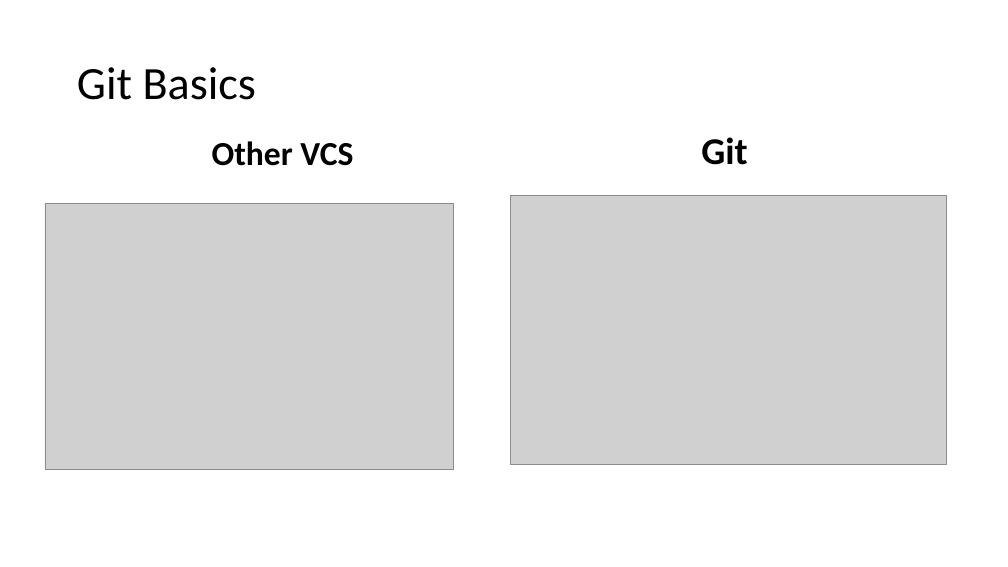
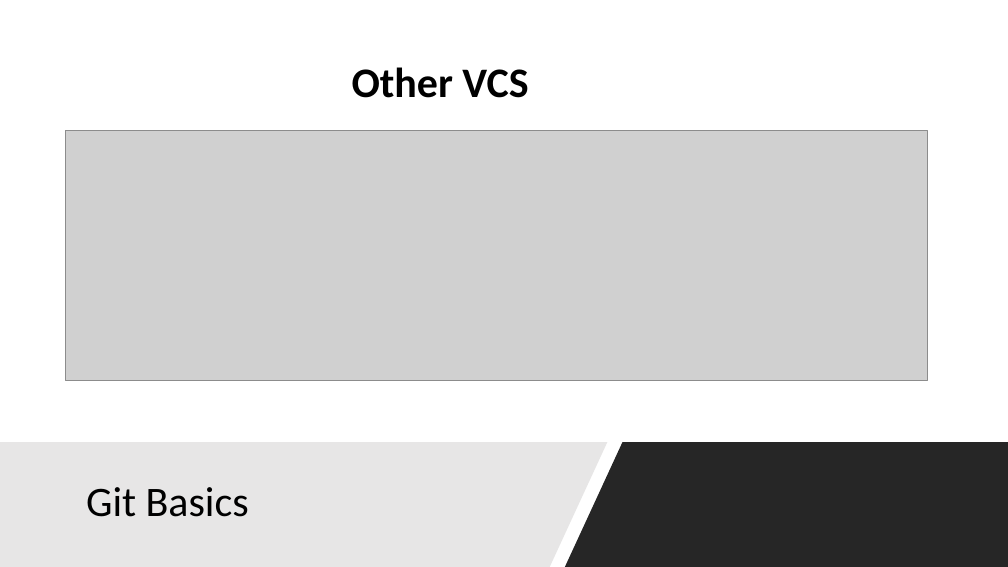
Before and after one commit to niravsh/ptg-gitsession-2017, a slide deck: slide 7 of PennTechnoGrads.pptx. Drawn at 1008x567 pixels with LibreOffice and Linux fonts; fonts in the diff are those of the drawing; grey boxes stand for pictures. Boxes give left, top, right and bottom in pixels: in the first picture for what was removed or moved away, otherwise in the second. Text is boxed around its words. In the diff, an @@ line names an element or a change of style, - is before the commit and + after.

```diff
--- a/PennTechnoGrads.pptx
+++ b/PennTechnoGrads.pptx
@@ text "Other VCS": place and size @@
-text "Other VCS" at [212,141,353,166]
+text "Other VCS" at [352,67,528,98]
@@ text "Other VCS" at [352,67,528,98]: size 32 to 40 pt; vertical alignment bottom to middle @@
@@ picture: place and size @@
-picture at [45,204,454,470]
+picture at [66,130,928,380]
@@ text removed at [701,137,747,165] @@
-Git
@@ picture removed at [510,195,947,464] @@
@@ freeform shape added at [0,442,607,567], fill #E7E6E6 @@
@@ freeform shape added at [565,442,1008,567], fill #000000 at 85% opacity @@
@@ title "Git Basics": place and size @@
-title "Git Basics" at [77,67,256,100]
+title "Git Basics" at [86,487,249,517]
@@ title "Git Basics" at [86,487,249,517]: size 44 to 40 pt @@
```
Also in this commit, not shown: 5 other slides changed, 9 slides added, 1 slide removed.
